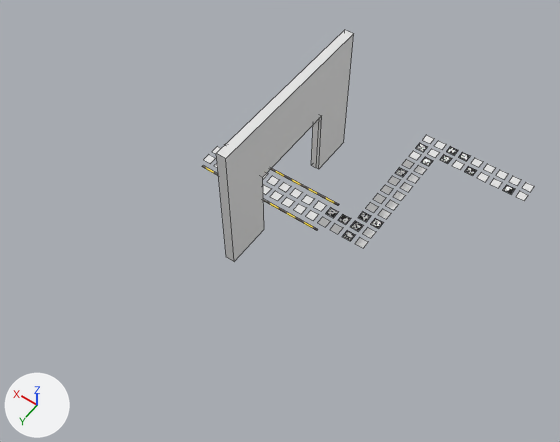
Before and after pictures for a commit that changed the Blender file blender_models/simulation_entrance_aruco_board_new.blend.
Camera for both pictures: a 50 mm lens placed at (-5.96, 8.64, 12.57), pointed at (-0.68, 1.25, 0.96). Lighting does not change. The marker at lower left points along +X, +Y and +Z. Mesh edges are drawn as thin lines.

Names of what the first picture shows: 'Cube', 'grid_board_new_200'.
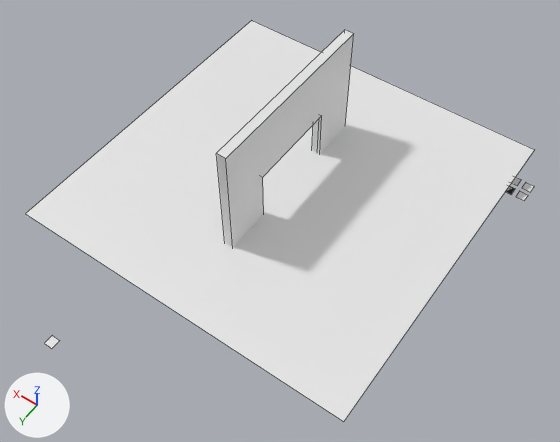
Diff of the bpy script that builds the scene:
```diff
--- a/blender_models/simulation_entrance_aruco_board_new.blend.py
+++ b/blender_models/simulation_entrance_aruco_board_new.blend.py
@@ ob_grid_board_new_200 @@
 ob_grid_board_new_200 = bpy.data.objects.new('grid_board_new_200', me_grid_board_new_200_001)
-ob_grid_board_new_200.location = (-4.0, -3.15, 0.02)
+ob_grid_board_new_200.location = (0.0, 0.0, 0.5)
 ob_grid_board_new_200.rotation_euler = (0.0, 0.0, 1.571)  # degrees (0, 0, 90)
-ob_grid_board_new_200.scale = (0.2, 0.2, 1.0)
+ob_grid_board_new_200.scale = (7.5, 7.5, 1.0)
@@ ob_grid_board_new_686 @@
 ob_grid_board_new_686 = bpy.data.objects.new('grid_board_new_686', me_grid_board_new_686)
-ob_grid_board_new_686.location = (1.7, 0.15, 0.02)
+ob_grid_board_new_686.location = (1.52, 5.35, 0.0)
 ob_grid_board_new_686.rotation_euler = (0.0, 0.0, 1.571)  # degrees (0, 0, 90)
@@ ob_grid_board_new_200_001 @@
+ob_grid_board_new_200_001 = bpy.data.objects.new('grid_board_new_200.001', me_grid_board_new_200_001)
+ob_grid_board_new_200_001.location = (-4.0, -3.15, 0.02)
+ob_grid_board_new_200_001.rotation_euler = (0.0, 0.0, 1.571)  # degrees (0, 0, 90)
+ob_grid_board_new_200_001.scale = (0.2, 0.2, 1.0)
```

Pixel boxes [x1, y1, x2, y2] of what changed, in the pictures (560 x 442 px):
'grid_board_new_200', moved, rescaled: before [522, 182, 534, 192]; after [26, 21, 534, 422]
'grid_board_new_686', moved (not visible before): after [45, 336, 59, 348]
'grid_board_new_200.001', added: after [522, 182, 534, 192]
